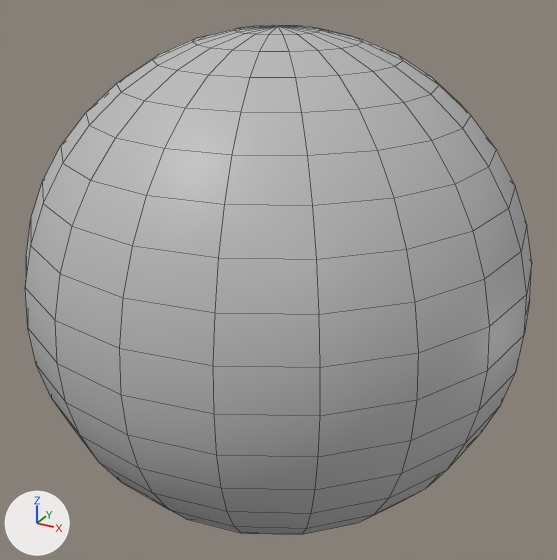
Renders of the FBX model Assets/MODELS/Dodge BALLS/Dodge Ball Base.fbx from each side of a commit.
One viewpoint serves both versions: a camera (50 mm lens) standing at (0.152, -0.276, 0.138) and looking at (0.0, 0.0, 0.0). The axes (+X, +Y, +Z) are drawn at lower left. The lights are the same throughout. Mesh edges are drawn as thin lines. Where no turn or scale is listed for an object, it has been applied to the vertices.

The first picture shows 'DodgeBall_Base'.
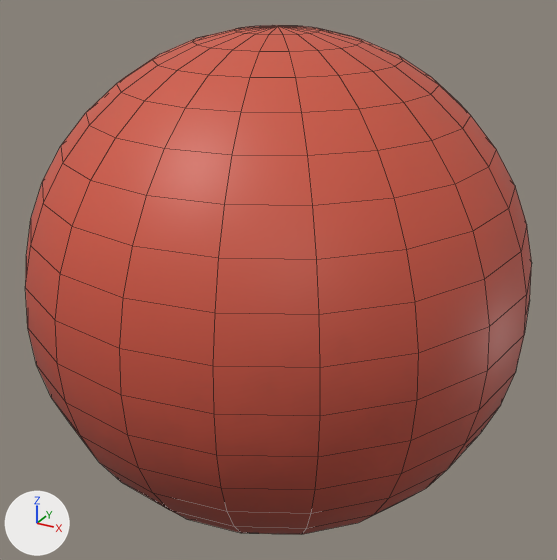
Commit message: bounce deformer

Pixel boxes (x1, y1, x2, y2) of what changed, in the pictures (557 x 560 px):
'DodgeBall_Base', surface changed (grey to red): (25, 25, 532, 534) in both

The change in detail:
Picture 'DodgeBall_Base_color.png' (img_dodgeball_base_color_png) is new.
In material 'DodgeBall' (mat_dodgeball), base_color is no longer (0.5, 0.5, 0.5), grey #bcbcbc.
In material 'DodgeBall' (mat_dodgeball), texture is now set to img_dodgeball_base_color_png.
